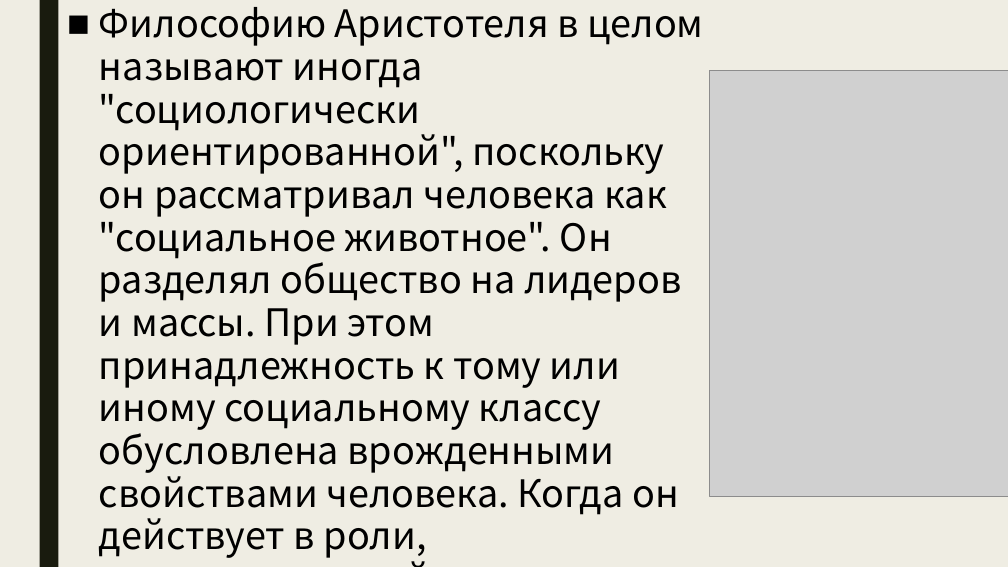
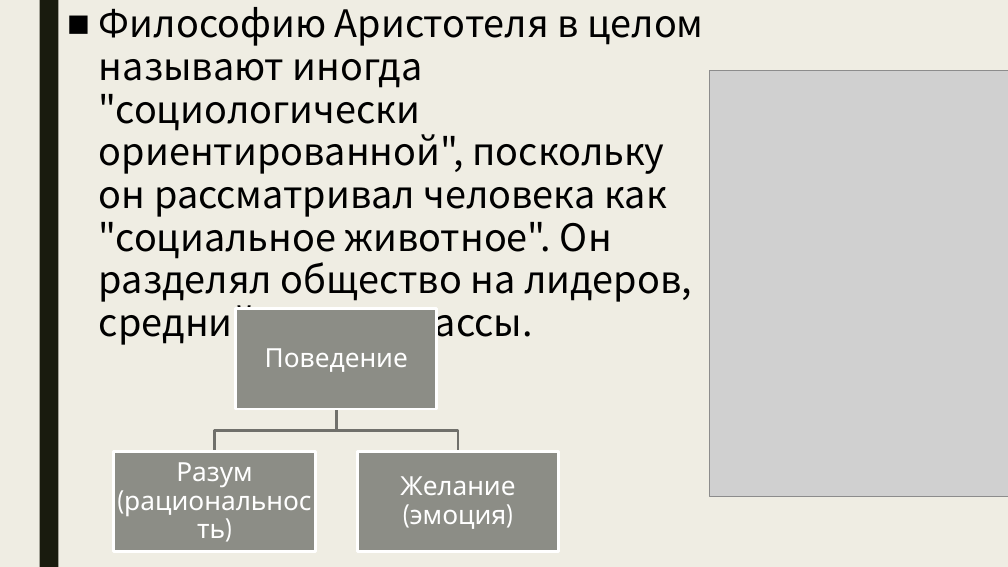
Before and after one commit to TupleTurtle/REU, a slide deck: slide 6 of История развития социально-психологической адаптации и коммуникации..pptx (slide 5 before the commit). Drawn at 1008x567 pixels with LibreOffice and Linux fonts; fonts in the diff are those of the drawing; grey boxes stand for pictures. Boxes give left, top, right and bottom in pixels: in the first picture for what was removed or moved away, otherwise in the second. Text is boxed around its words. In the diff, an @@ line names an element or a change of style, - is before the commit and + after.

```diff
--- a/История развития социально-психологической адаптации и коммуникации..pptx
+++ b/История развития социально-психологической адаптации и коммуникации..pptx
@@ text at [99, 7, 703, 347]: text changed @@
-■ Философию Аристотеля в целом называют иногда "социологически ориентированной", поскольку он рассматривал человека как "социальное животное". Он разделял общество на лидеров и массы. При этом принадлежность к тому или иному социальному классу обусловлена врожденными свойствами человека. Когда он действует в роли, соответствующей его природному складу, то испытывает счастье.
+■ Философию Аристотеля в целом называют иногда "социологически ориентированной", поскольку он рассматривал человека как "социальное животное". Он разделял общество на лидеров, средний класс и массы.
@@ group added at [114, 309, 559, 552]: 3 rectangles, 3 texts, 2 freeform shapes @@
+Поведение
+Разум (рациональность)
+Желание (эмоция)
```
Also in this commit, not shown: 4 other slides changed, 3 slides added.
